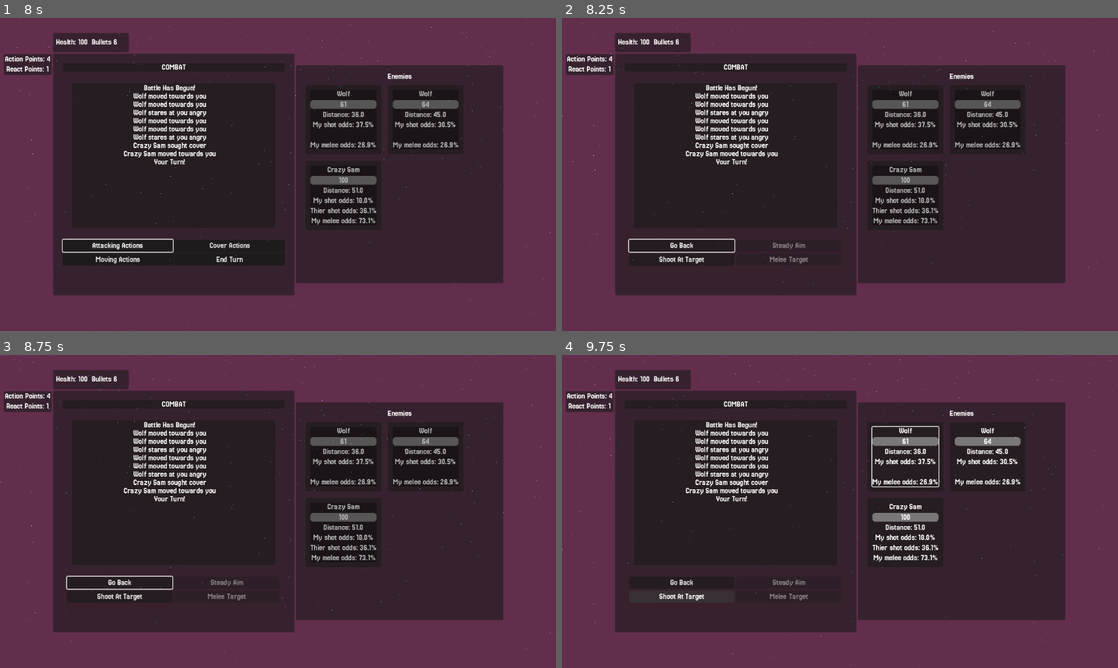
Above: before the commit, frames 1-4 (two rows, left to right).
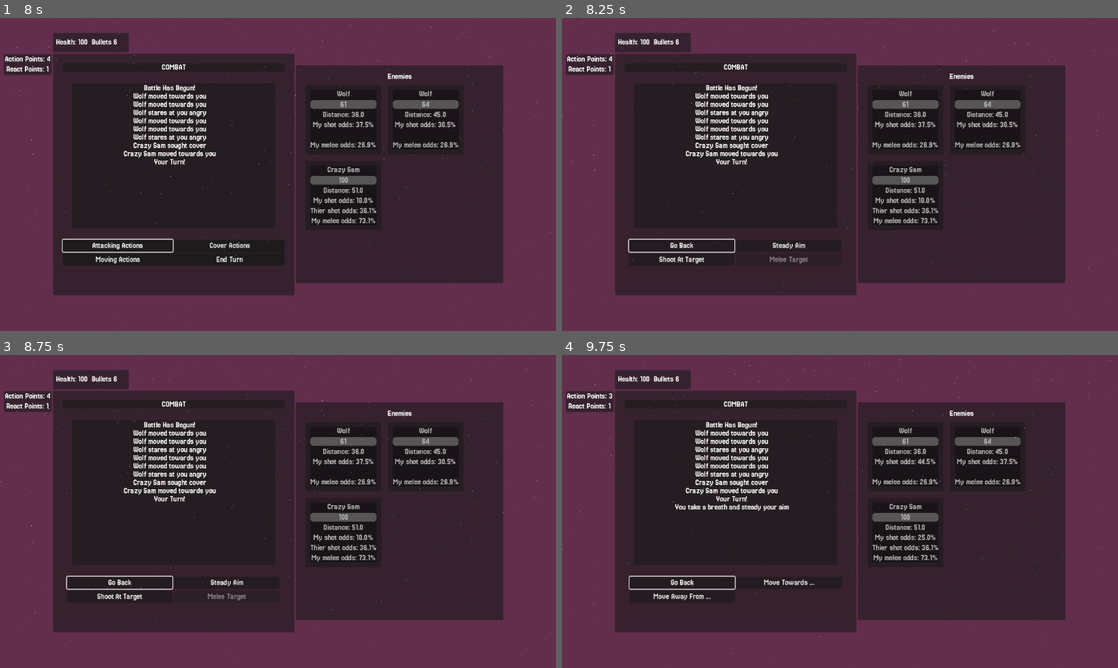
Above: after the commit, the same moments.

Repository: Mightysmallfry/BonesAndBullets
Game: Godot game, scene res://Combat/Arena.tscn
Two runs of this game, one before a commit and one after it. Both use one fixed random seed, a clock stepped at 60 frames per second and the inputs below. This scene is started directly instead of the project's main scene.
Inputs (mouse positions are in pixels of both pictures, inside the frame that each line leads up to):
- Up to frame 1 (8 s): click (428, 118) at 0.52 s; click (428, 118) at 1.27 s; click (428, 118) at 2.02 s; tap Enter at 2.75, 4.25 s; move the mouse to (400, 158) at 2.77 s; click (400, 158) at 2.92 s; tap Space at 3.5 s; move the mouse to (166, 190) at 3.52 s; click (166, 190) at 3.67 s; move the mouse to (333, 105) at 4.27 s; click (333, 105) at 4.42 s; move the mouse to (250, 237) at 5.02 s; click (250, 237) at 5.17 s; move the mouse to (444, 221) at 5.77 s; click (444, 221) at 5.92 s; move the mouse to (111, 127) at 6.52 s; click (111, 127) at 6.67 s; move the mouse to (305, 174) at 7.27 s; click (305, 174) at 7.42 s
- Up to frame 2 (8.25 s): click "Attacking Actions" at 8 s
- Up to frame 3 (8.75 s): no input
- Up to frame 4 (9.75 s): click "Cover Actions" at 8.75 s; click "Moving Actions" at 9.5 s

Frame 1 is identical in both runs. In frame 2, less than 0.1% of the frame differs, in the area x 37-44%, y 71-74%; in frame 3, less than 0.1%; in frame 4, 3.1%, in the area x 8-83%, y 12-79%.

Commit message:
Temporarily Added Music

Diff:
--- a/Combat/Arena.tscn
+++ b/Combat/Arena.tscn
@@ -7,6 +7,7 @@
 [ext_resource type="Script" uid="uid://dy65ldlqe2cvl" path="res://Assets/VFX/SnowEffect.gd" id="3_obj01"]
 [ext_resource type="Script" uid="uid://jxm3k2ac7oqr" path="res://Combat/Scripts/combatUI.gd" id="4_wtktk"]
 [ext_resource type="Script" uid="uid://bx35vmfikgmrj" path="res://Combat/button_hell.gd" id="6_o6ykf"]
+[ext_resource type="AudioStream" uid="uid://bemxngtaip3b0" path="res://Assets/[Fight Theme]-Fighting Against Despair_v_0B.mp3" id="8_d331y"]
 
 [sub_resource type="CanvasItemMaterial" id="CanvasItemMaterial_eemgk"]
 blend_mode = 1
@@ -617,6 +618,11 @@
 offset_bottom = 37.0
 size_flags_horizontal = 4
 size_flags_vertical = 4
+
+[node name="[fightTheme]FightingAgainstDespairV0b" type="AudioStreamPlayer" parent="."]
+stream = ExtResource("8_d331y")
+autoplay = true
+parameters/looping = true
 
 [connection signal="timeout" from="EnemyAction" to="." method="_on_EnemyAction_timeout"]
 [connection signal="mouse_entered" from="Control/Main Console/HBoxContainer/PanelContainer/MarginContainer/VBoxContainer/PanelContainer2/GridContainer/Attacking" to="Container" method="_on_button_mouse_entered" flags=18]
--- a/Combat/button_hell.gd
+++ b/Combat/button_hell.gd
@@ -112,9 +112,9 @@
 		$"../AttackActions/MarginContainer/GridContainer/Shoot".disabled = false
 
 	if $"..".player.improve_acuracy > 0:
+		$"../AttackActions/MarginContainer/GridContainer/Aim".disabled = true
+	else:
 		$"../AttackActions/MarginContainer/GridContainer/Aim".disabled = false
-	else:
-		$"../AttackActions/MarginContainer/GridContainer/Aim".disabled = true
 
 	var _possible_melee:bool = false
 	for i in $"..".thisCombatEvent.enemies:
--- a/Menus/main_menu.tscn
+++ b/Menus/main_menu.tscn
@@ -1,11 +1,12 @@
-[gd_scene load_steps=13 format=3 uid="uid://d13yw33pf5jfv"]
+[gd_scene load_steps=14 format=3 uid="uid://d13yw33pf5jfv"]
 
 [ext_resource type="Theme" uid="uid://b7kybbmor2ml0" path="res://Assets/Themes/DisplayTheme.tres" id="1_cxdly"]
 [ext_resource type="Script" uid="uid://c31nidxfv8nf" path="res://Menus/main_menu.gd" id="1_fu7sn"]
 [ext_resource type="Script" uid="uid://dy65ldlqe2cvl" path="res://Assets/VFX/SnowEffect.gd" id="2_7vrkn"]
 [ext_resource type="PackedScene" uid="uid://uppqbbrbo8c1" path="res://Player/cross_input_handler.tscn" id="2_11gta"]
 [ext_resource type="Texture2D" uid="uid://so1dyfgtr2wu" path="res://Assets/WorldWallpaper/GameJamFall2025-Title.png" id="4_vxn86"]
-[ext_resource type="Script" uid="uid://tuhxeb2yiexd" path="res://Menus/continue_button.gd" id="5_vxn86"]
+[ext_resource type="Script" path="res://Menus/continue_button.gd" id="5_vxn86"]
+[ext_resource type="AudioStream" uid="uid://baltmr5mjr26t" path="res://Assets/[Title Theme]-I Carry These Bones_v_1F_wtWind.mp3" id="7_gn11b"]
 
 [sub_resource type="CanvasItemMaterial" id="CanvasItemMaterial_7vrkn"]
 blend_mode = 1
@@ -118,5 +119,10 @@
 process_material = SubResource("ParticleProcessMaterial_qe12f")
 script = ExtResource("2_7vrkn")
 
+[node name="[titleTheme]ICarryTheseBonesV1fWtWind" type="AudioStreamPlayer" parent="."]
+stream = ExtResource("7_gn11b")
+autoplay = true
+parameters/looping = true
+
 [connection signal="mouse_entered" from="UiElements/MarginContainer/VBoxContainer/QuitButton" to="." method="_on_quit_button_mouse_entered"]
 [connection signal="pressed" from="UiElements/MarginContainer/VBoxContainer/QuitButton" to="." method="_on_quit_button_pressed"]
--- a/World/main.tscn
+++ b/World/main.tscn
@@ -12,6 +12,7 @@
 [ext_resource type="Texture2D" uid="uid://dwpg8r38p66fd" path="res://Assets/WorldWallpaper/GameJamFocus.png" id="6_6qnxk"]
 [ext_resource type="PackedScene" uid="uid://cvjad2jradgig" path="res://Menus/pause_menu.tscn" id="8_6qnxk"]
 [ext_resource type="PackedScene" uid="uid://6j000qlyjlus" path="res://Player/player.tscn" id="11_ps454"]
+[ext_resource type="AudioStream" uid="uid://bryobng4rv4v" path="res://Assets/[Journey Theme]-Through the Desolate Journey Home_v_0A.mp3" id="12_eso2c"]
 
 [sub_resource type="CanvasItemMaterial" id="CanvasItemMaterial_h5rms"]
 blend_mode = 1
@@ -145,6 +146,12 @@
 position = Vector2(576, 471)
 scale = Vector2(3.6, 3.6)
 
+[node name="[journeyTheme]ThroughTheDesolateJourneyHomeV0a" type="AudioStreamPlayer" parent="."]
+stream = ExtResource("12_eso2c")
+volume_db = -8.0
+autoplay = true
+parameters/looping = true
+
 [node name="VFX" type="Node" parent="."]
 
 [node name="GPUParticles2D" type="GPUParticles2D" parent="VFX"]
Not shown: 1 places in Combat/Arena.tscn that only renumber resources
Not shown: 1 places in World/main.tscn that only renumber resources
Not shown, added: Assets/[Fight Theme]-Fighting Against Despair_v_0B.mp3
Not shown, added: Assets/[Journey Theme]-Through the Desolate Journey Home_v_0A.mp3
Not shown, added: Assets/[Title Theme]-I Carry These Bones_v_1F_wtWind.mp3
